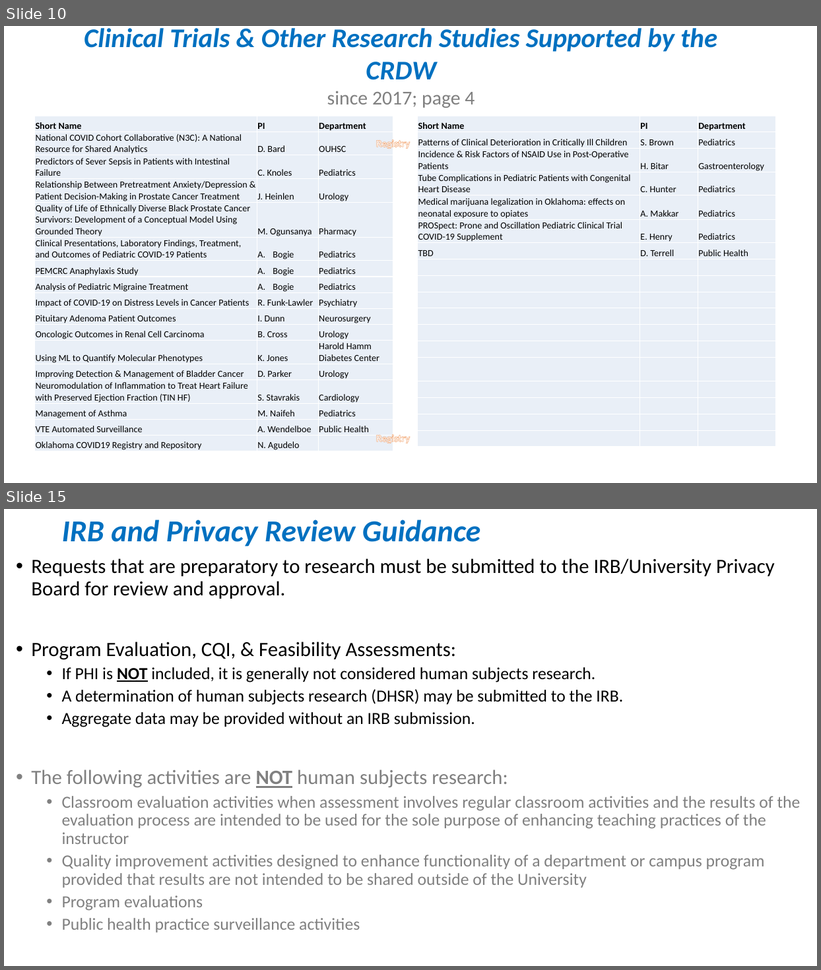
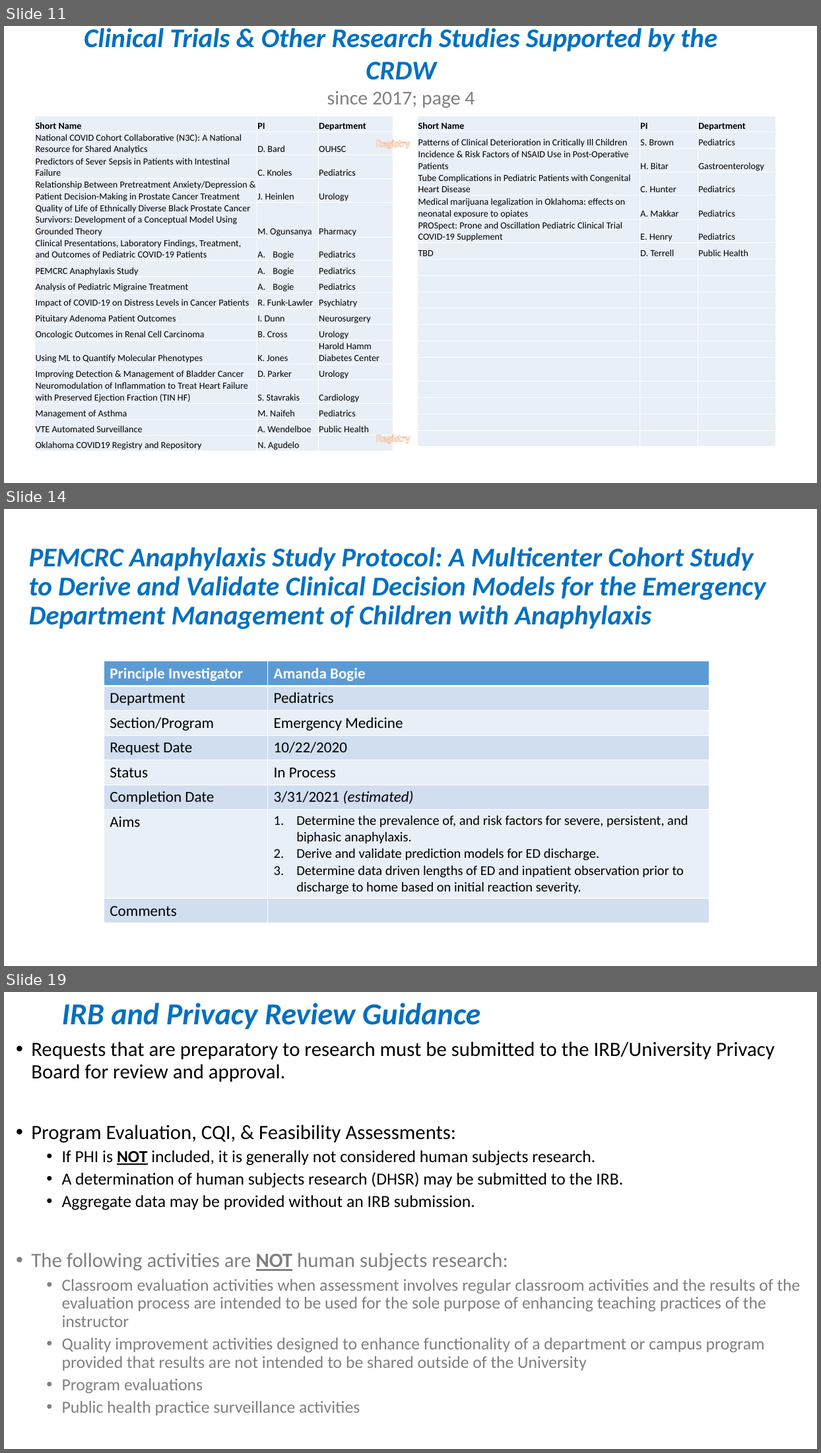
Before and after one commit to OuhscBbmc/prairie-outpost-public, a slide deck: publications/presentation-2021-02-aac/crdw-2021-02.pptx. Shown one above the other, each under a label of ours: slides 10 and 15 before the commit, slides 11, 14 and 19 after it; the slides between them are not shown. The pictures are 821x970 and 821x1453 pixels, drawn with LibreOffice and Linux fonts; fonts in the diff are those of the drawing. Boxes give left, top, right and bottom in pixels: in the first picture for what was removed or moved away, otherwise in the second. Text is boxed around its words. In the diff, an @@ line names an element or a change of style, - is before the commit and + after.

```diff
--- a/publications/presentation-2021-02-aac/crdw-2021-02.pptx
+++ b/publications/presentation-2021-02-aac/crdw-2021-02.pptx
@@ slide 14 added at bbox=[4, 509, 817, 966], background #FFFFFF @@
@@ title added at bbox=[29, 547, 766, 629], 32 pt, text #0070C0, bold, italic @@
+PEMCRC Anaphylaxis Study Protocol: A Multicenter Cohort Study to Derive and Validate Clinical Decision Models for the Emergency Department Management of Children with Anaphylaxis
@@ table added at bbox=[104, 661, 710, 922], 8 rows, 2 columns @@
+Principle Investigator | Amanda Bogie
+Department | Pediatrics
+Section/Program | Emergency Medicine
+Request Date | 10/22/2020
+Status | In Process
+Completion Date | 3/31/2021 (estimated)
+Aims | Determine the prevalence of, and risk factors for severe, persistent, and biphasic anaphylaxis. / Derive and validate prediction models for ED discharge. / Determine data driven lengths of ED and inpatient observation prior to discharge to home based on initial reaction severity.
+Comments | 
@@ what was slide 10 is now slide 11 @@
@@ what was slide 15 is now slide 19 @@
```
Also in this commit, not shown: 2 slides changed, 5 other slides added, 2 slides removed.
